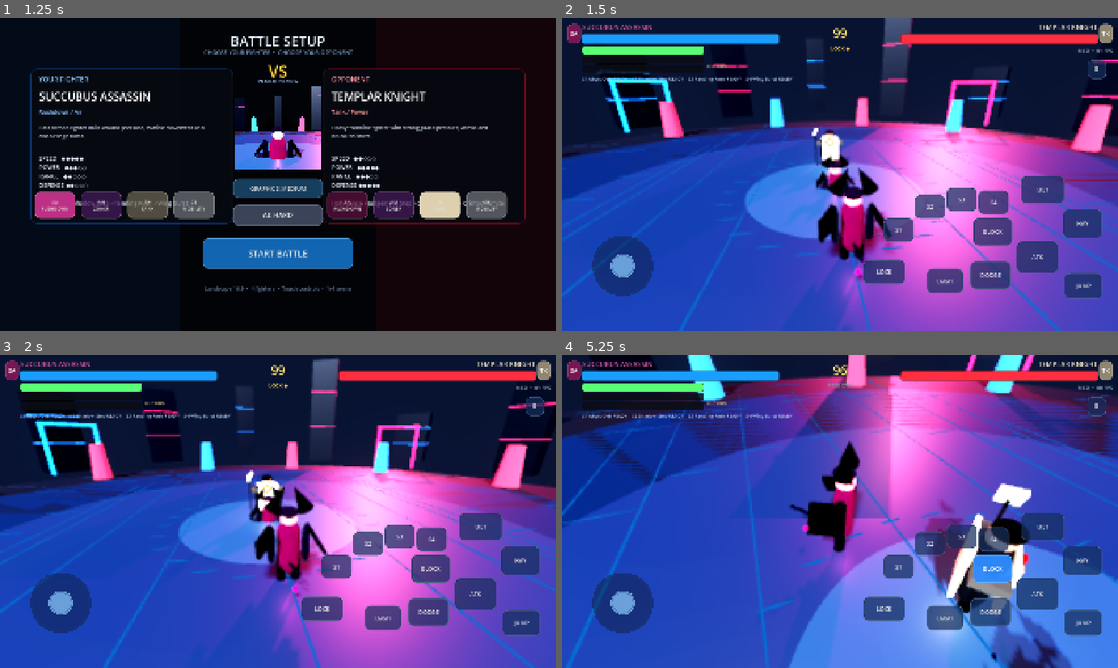
Above: before the commit, frames 1-4 (two rows, left to right).
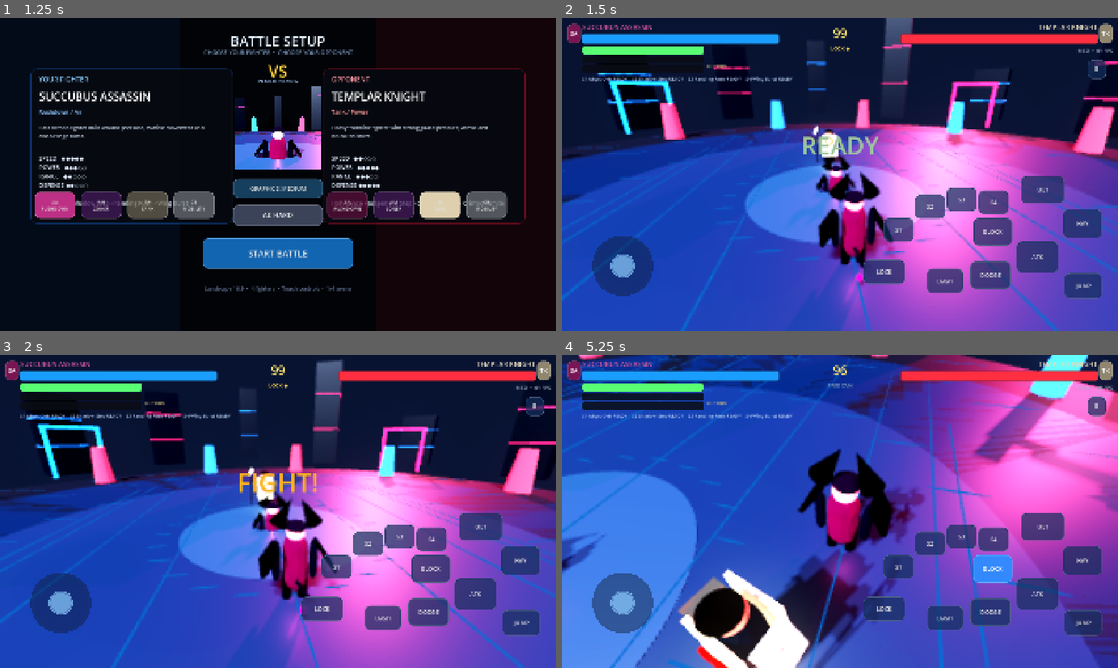
Above: after the commit, the same moments.

Repository: psgkri-design/AnimeArenaFighter
Game: Godot game, scene res://scenes/main.tscn
Two runs of this game, one before a commit and one after it. Both use one fixed random seed, a clock stepped at 60 frames per second and the inputs below.
Inputs (mouse positions are in pixels of both pictures, inside the frame that each line leads up to):
- Up to frame 1 (1.25 s): click "AI: NORMAL" at 0.5 s
- Up to frame 2 (1.5 s): click "START BATTLE" at 1.25 s
- Up to frame 3 (2 s): no input
- Up to frame 4 (5.25 s): drag from (623, 602) to (895, 442) at 2.02 s; drag from (728, 527) to (812, 574) at 2.77 s; move the mouse to (895, 442) at 3.52 s; hold D (move_right) 3.53-4.25 s; tap L (dodge) at 3.6 s; click (895, 442) at 3.67 s; drag from (812, 574) to (673, 464) at 4.27 s; move the mouse to (1006, 558) at 5.02 s; hold A (move_left) from 5.03 s (still down); tap O (lock_on) at 5.1 s; click (1006, 558) at 5.17 s

Frame 1 is identical in both runs. In frame 2, 10% of the frame differs, in the area x 0-100%, y 0-100%; in frame 3, 18%; in frame 4, 81%.

Commit message:
feat: add ready fight round presentation

Diff:
--- a/scripts/arena_game.gd
+++ b/scripts/arena_game.gd
@@ -340,6 +340,27 @@
     camera_rig.set_subjects(player, enemy)
     hud.bind_fighters(player, enemy)
     match_running = true
+    _start_round_intro()
+
+func _start_round_intro() -> void:
+    if not is_instance_valid(player) or not is_instance_valid(enemy):
+        return
+    if DisplayServer.get_name() == "headless":
+        player.controls_enabled = true
+        enemy.controls_enabled = true
+        return
+    player.controls_enabled = false
+    enemy.controls_enabled = false
+    hud.play_round_banner("READY", Color(0.62,0.84,1.0))
+    await get_tree().create_timer(0.58, false).timeout
+    if not is_instance_valid(player) or not is_instance_valid(enemy) or not match_running:
+        return
+    hud.play_round_banner("FIGHT!", Color(1.0,0.76,0.20))
+    camera_rig.add_shake(0.28)
+    player.controls_enabled = true
+    enemy.controls_enabled = true
+    await get_tree().create_timer(0.42, false).timeout
+    hud.hide_round_banner()
 
 func _connect_fighter(fighter) -> void:
     fighter.knocked_out.connect(_on_knocked_out)
--- a/scripts/fighter.gd
+++ b/scripts/fighter.gd
@@ -20,6 +20,7 @@
 var variant: int = 0
 var target = null
 var lock_on: bool = true
+var controls_enabled: bool = true
 
 var max_health: float = 1000.0
 var health: float = 1000.0
@@ -416,6 +417,15 @@
 
 func _physics_process(delta: float) -> void:
     _tick(delta)
+    if not controls_enabled and state != State.DEAD:
+        state = State.IDLE
+        velocity.x = move_toward(velocity.x, 0.0, 28.0 * delta)
+        velocity.z = move_toward(velocity.z, 0.0, 28.0 * delta)
+        _apply_gravity(delta)
+        move_and_slide()
+        _clamp_arena()
+        _update_visuals(delta)
+        return
     if state == State.DEAD:
         _apply_gravity(delta)
         move_and_slide()
--- a/scripts/hud.gd
+++ b/scripts/hud.gd
@@ -63,6 +63,7 @@
 var lock_indicator: Label
 var lock_target_marker: Label
 var ultimate_status_label: Label
+var round_banner_label: Label
 var skill_names: Array[String] = []
 var round_time: float = 99.0
 var timer_finished: bool = false
@@ -149,6 +150,26 @@
 func set_combo(value: int) -> void:
     combo_label.text = "" if value <= 1 else "%d HIT COMBO" % value
 
+func play_round_banner(text_value: String, accent: Color = Color(1.0,0.92,0.62)) -> void:
+    if round_banner_label == null:
+        return
+    round_banner_label.text = text_value
+    round_banner_label.visible = true
+    round_banner_label.modulate = Color(accent.r, accent.g, accent.b, 0.0)
+    round_banner_label.scale = Vector2(1.18, 1.18)
+    round_banner_label.pivot_offset = round_banner_label.size * 0.5
+    var tween := create_tween()
+    tween.set_parallel(true)
+    tween.tween_property(round_banner_label, "modulate:a", 1.0, 0.10)
+    tween.tween_property(round_banner_label, "scale", Vector2.ONE, 0.18)
+
+func hide_round_banner() -> void:
+    if round_banner_label == null:
+        return
+    var tween := create_tween()
+    tween.tween_property(round_banner_label, "modulate:a", 0.0, 0.16)
+    tween.tween_callback(func(): round_banner_label.visible = false)
+
 func show_result(text_value: String) -> void:
     result_label.text = text_value
     result_ui.visible = true
@@ -501,6 +522,14 @@
     lock_target_marker.mouse_filter = Control.MOUSE_FILTER_IGNORE
     game_ui.add_child(lock_target_marker)
 
+    round_banner_label = _label("",Vector2(0,365),84,Color(1.0,0.92,0.62))
+    round_banner_label.size = Vector2(1920,150)
+    round_banner_label.horizontal_alignment = HORIZONTAL_ALIGNMENT_CENTER
+    round_banner_label.vertical_alignment = VERTICAL_ALIGNMENT_CENTER
+    round_banner_label.visible = false
+    round_banner_label.mouse_filter = Control.MOUSE_FILTER_IGNORE
+    game_ui.add_child(round_banner_label)
+
     combo_label = _label("",Vector2(0,235),34,Color(1.0,0.88,0.35))
     combo_label.size = Vector2(1920,55)
     combo_label.horizontal_alignment = HORIZONTAL_ALIGNMENT_CENTER
Not shown, changed: CHANGELOG_GAME.md
